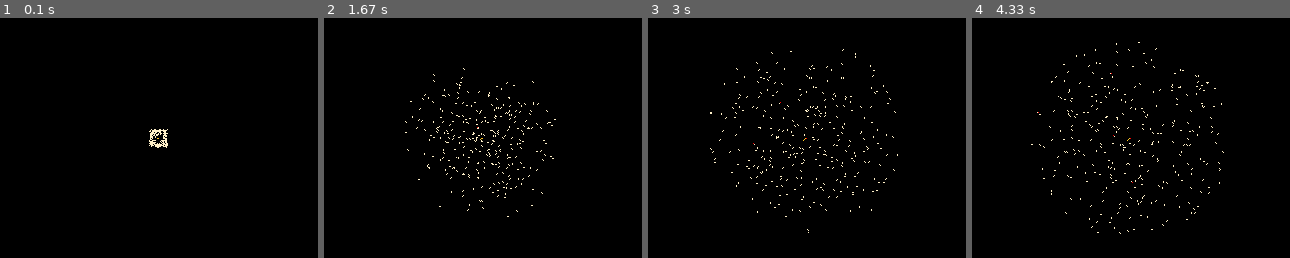
Above: before the commit, frames 1-4 (left to right).
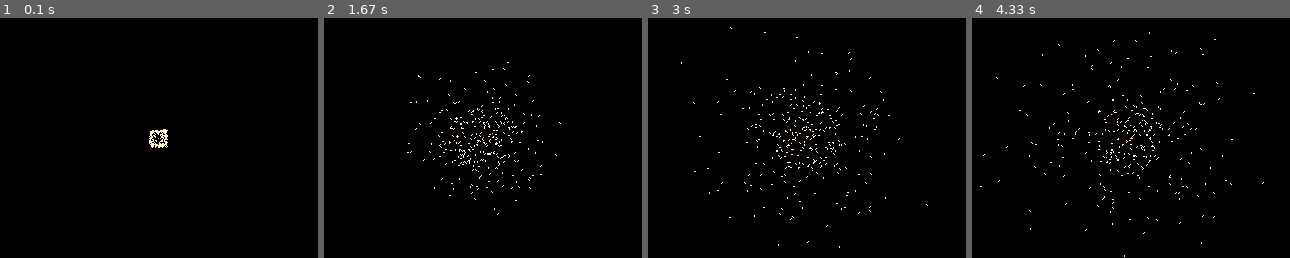
Above: after the commit, the same moments.

Repository: buxx/simtermites
Game: pygame game, started from main.py
Same seed, same stepped clock (60 frames per second), same inputs: the game is played once before the commit and once after it. The source is Python 2; it was converted automatically to run under Python 3.
Inputs:
- Up to frame 1 (0.1 s): no input
- Up to frame 2 (1.67 s): no input
- Up to frame 3 (3 s): no input
- Up to frame 4 (4.33 s): no input

The runs differ from the first frame. In frame 1, 0.2% of the frame differs, in the area x 46-53%, y 46-55%; in frame 2, 1.4%; in frame 3, 1.5%, in the area x 10-89%, y 3-96%; in frame 4, 1.5%.

Commit message:
Ajout des taches de travail assignés aux ObjectAlive. Afin de determiner sur qui + sur quelle activité on doit limiter la zone de deplacement.

Diff:
--- a/config/Configuration.py
+++ b/config/Configuration.py
@@ -5,8 +5,25 @@
   CONF_SCREEN_WIDTH_MIDDLE = 160
   CONF_SCREEN_HEIGHT = 240
   CONF_SCREEN_HEIGHT_MIDDLE = 120
-  CONF_TERMITES_COUNT = 300
   CONF_CLOCK_TICK = None # None is allowed
+
+  CONF_TERMITES_COUNT_WORKER_NOWORK = 200
+  CONF_TERMITES_COUNT_WORKER_NURSING = 100
+
+  """
+  Position de zones
+  """
+  ZONE_NURSERY_POSITION = [160, 120]
+  ZONE_NURSERY_RADIUS = 34
+
+  """
+  Regles pour les zones
+  """
+  ZONE_RULE_JAIL = {
+    'Queen' : 'Queening',
+    'Worker' : 'Nursing'
+  }
+
 
   """
     Deplacement des termites:
--- a/lib/actions/Move/Move.py
+++ b/lib/actions/Move/Move.py
@@ -1,6 +1,8 @@
 from lib.actions.Action import Action
+from config.Configuration import Configuration
 import random
 from config.Configuration import Configuration
+from lib.simulation.ZoneConnector import ZoneConnector
 
 class Move(Action):
 
@@ -20,11 +22,17 @@
 
   def determineDirection(self):
     self.getNewDirection()
-    nursery = self.simulation.getZoneIfExist('Nursery')
-    if nursery != None:
-      if not nursery.positionIsInArea(self.new_coordonates):
-        self.direction_same_way_probability = [0,100]
-        self.determineDirection()
+    if not self.canMoveInThisCoordonates(self.new_coordonates):
+      self.direction_same_way_probability = [0,100]
+      self.determineDirection()
+
+  def canMoveInThisCoordonates(self, new_coordonates):
+    if ZoneConnector.objectMatchWithJailZone(self.brain.host.__class__.__name__, self.brain.work, 'Nursery'):
+      nursery = self.simulation.getZoneIfExist('Nursery')
+      if nursery != None :
+        if not nursery.positionIsInArea(new_coordonates):
+          return False
+    return True
 
   def getNewDirection(self):
     if self.takeSameDirection():
--- a/lib/brain/ObjectAlive.py
+++ b/lib/brain/ObjectAlive.py
@@ -12,6 +12,7 @@
   action = None
   action_forced_class = None
   action_forced_cycles = 0
+  work = None
 
   def __init__(self, host):
     Brain.__init__(self, host)
--- a/lib/brain/bug/termite/Queen.py
+++ b/lib/brain/bug/termite/Queen.py
@@ -6,9 +6,10 @@
 
   cycles_since_lay = 0
 
-  def __init__(self, host):
+  def __init__(self, host, work):
     Termite.__init__(self, host)
     self.move_wait_probability = Configuration.TERMITE_QUEEN_MOVE_WAIT_PROBABILITY
+    self.work = work
 
   def getAction(self, simulation):
     if self.cycles_since_lay < Configuration.TERMITE_QUEEN_LAY_EACH_CYCLE:
--- a/lib/brain/bug/termite/Worker.py
+++ b/lib/brain/bug/termite/Worker.py
@@ -4,23 +4,19 @@
 
 class Worker(Termite):
 
-
-  def __init__(self, host):
+  def __init__(self, host, work = None):
     Termite.__init__(self, host)
+    self.work = work
 
   def getAction(self, simulation):
-    # TODO: il faudra passer un tableau de types d'objet
-    # pour ne faire cette demande qu'une seule fois
-    larva_near = simulation.findObjectNearPosition('Larva', self.host.getPosition(), 1, False)
-    #larva_near = None
-    if larva_near != None:
-      if self.host.object_carried == None:
-        return Take(simulation, self, self.host, larva_near)
-      elif self.host.object_carried.__class__.__name__ == 'Larva':
-        #
-        #if larva_near.position == self.host.object_carried.position:
-        #  print
-        #
-        return Put(simulation, self, self.host, self.host.object_carried)
-
+    if self.work == 'Nursing':
+      # TODO: il faudra passer un tableau de types d'objet
+      # pour ne faire cette demande qu'une seule fois
+      larva_near = simulation.findObjectNearPosition('Larva', self.host.getPosition(), 1, False)
+      #larva_near = None
+      if larva_near != None:
+        if self.host.object_carried == None:
+          return Take(simulation, self, self.host, larva_near)
+        elif self.host.object_carried.__class__.__name__ == 'Larva':
+          return Put(simulation, self, self.host, self.host.object_carried)
     return None
--- a/lib/entity/bug/termite/Queen.py
+++ b/lib/entity/bug/termite/Queen.py
@@ -5,8 +5,8 @@
 
   color = 255, 198, 35
 
-  def __init__(self):
-    brain = QueenBrain(self)
+  def __init__(self, work = None):
+    brain = QueenBrain(self, work)
     Termite.__init__(self, brain, 6)
 
   def getLayPosition(self):
--- a/lib/entity/bug/termite/Worker.py
+++ b/lib/entity/bug/termite/Worker.py
@@ -5,6 +5,6 @@
 
   object_carried = None
 
-  def __init__(self):
-    brain = WorkerBrain(self)
+  def __init__(self, work = None):
+    brain = WorkerBrain(self, work)
     Termite.__init__(self, brain, 2)
--- a/lib/simulation/SimulationManager.py
+++ b/lib/simulation/SimulationManager.py
@@ -26,10 +26,14 @@
   def initializeBugs(self):
     self.termites_simulator = TermitesSimulator(self, [])
     termites_count = 1
-    while termites_count <= Configuration.CONF_TERMITES_COUNT:
+    while termites_count <= Configuration.CONF_TERMITES_COUNT_WORKER_NOWORK:
       self.placer.place((Configuration.CONF_SCREEN_WIDTH_MIDDLE, Configuration.CONF_SCREEN_HEIGHT_MIDDLE), TermiteWorker())
       termites_count = termites_count+1
-    self.placer.place((Configuration.CONF_SCREEN_WIDTH_MIDDLE, Configuration.CONF_SCREEN_HEIGHT_MIDDLE), TermiteQueen())
+    termites_count = 0
+    while termites_count <= Configuration.CONF_TERMITES_COUNT_WORKER_NURSING:
+      self.placer.place((Configuration.CONF_SCREEN_WIDTH_MIDDLE, Configuration.CONF_SCREEN_HEIGHT_MIDDLE), TermiteWorker('Nursing'))
+      termites_count = termites_count+1
+    self.placer.place((Configuration.CONF_SCREEN_WIDTH_MIDDLE, Configuration.CONF_SCREEN_HEIGHT_MIDDLE), TermiteQueen('Queening'))
 
   def runCycle(self):
     # On clean les coordonees
--- a/lib/simulation/TermitesSimulator.py
+++ b/lib/simulation/TermitesSimulator.py
@@ -9,7 +9,7 @@
   def __init__(self, simulation, termites):
     self.simulation = simulation
     self.termites = termites
-    self.simulation.addZone(Nursery((Configuration.CONF_SCREEN_WIDTH_MIDDLE, Configuration.CONF_SCREEN_HEIGHT_MIDDLE),100))
+    self.simulation.addZone(Nursery((Configuration.ZONE_NURSERY_POSITION[0], Configuration.ZONE_NURSERY_POSITION[1]), Configuration.ZONE_NURSERY_RADIUS))
 
   def runActions(self):
     for termite in self.termites:
--- /dev/null
+++ b/lib/simulation/ZoneConnector.py
@@ -0,0 +1,10 @@
+from config.Configuration import Configuration
+
+class ZoneConnector(object):
+
+  @staticmethod
+  def objectMatchWithJailZone(object_class, work, zone_name):
+    if object_class in Configuration.ZONE_RULE_JAIL:
+      if Configuration.ZONE_RULE_JAIL[object_class] == work:
+        return True
+    return False
